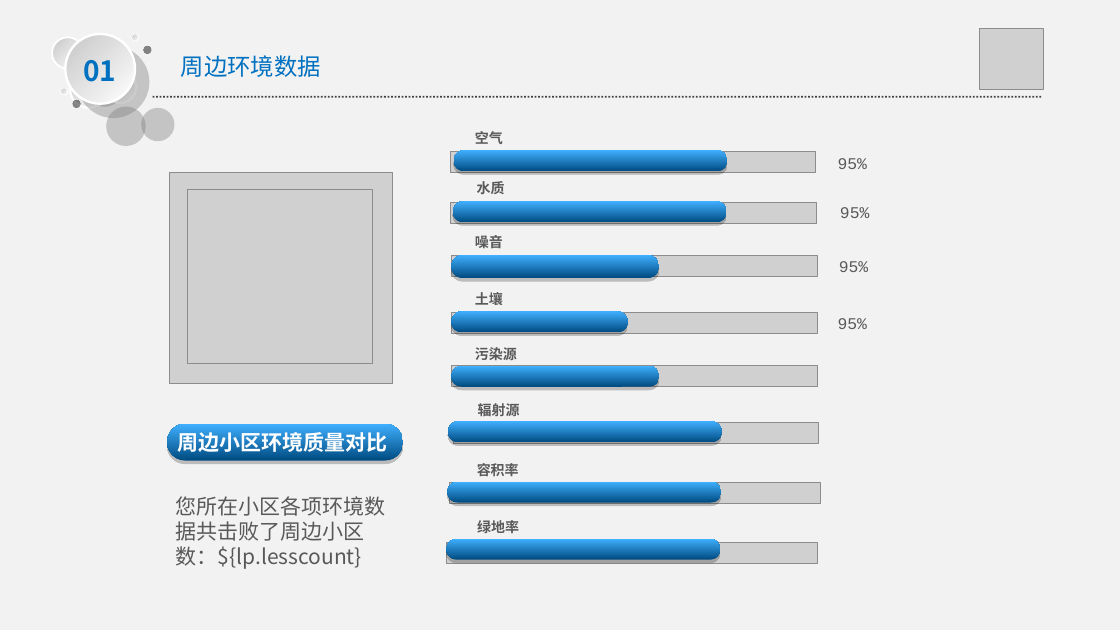
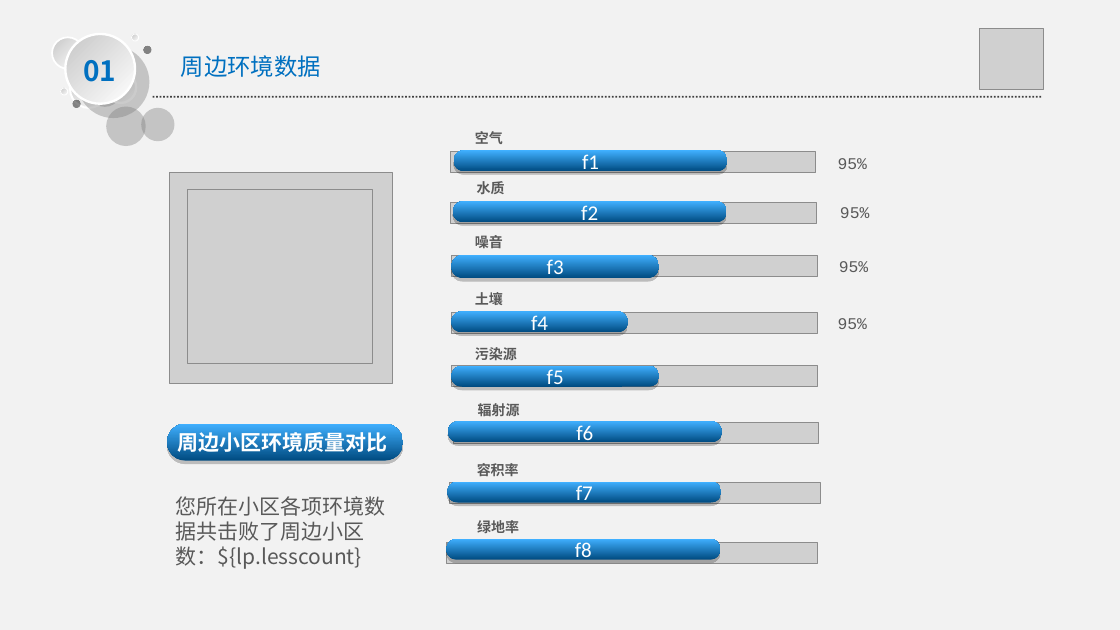
Before and after one commit to PowerYangcl/ddhj, a slide deck: slide 5 of src/main/resource/template/report.ppt. Drawn at 1120x630 pixels with LibreOffice and Linux fonts; fonts in the diff are those of the drawing; grey boxes stand for pictures. Boxes give left, top, right and bottom in pixels: in the first picture for what was removed or moved away, otherwise in the second. Text is boxed around its words. In the diff, an @@ line names an element or a change of style, - is before the commit and + after.

```diff
--- a/src/main/resource/template/report.ppt
+++ b/src/main/resource/template/report.ppt
@@ text in rounded rectangle at bbox=[582, 155, 599, 179]: text added @@
+f1
@@ text in rounded rectangle at bbox=[581, 206, 598, 230]: text added @@
+f2
@@ text in rounded rectangle at bbox=[547, 257, 564, 281]: text added @@
+f3
@@ text in rounded rectangle at bbox=[531, 312, 548, 336]: text added @@
+f4
@@ text in rounded rectangle at bbox=[547, 367, 564, 391]: text added @@
+f5
@@ text in rounded rectangle at bbox=[576, 422, 593, 446]: text added @@
+f6
@@ text in rounded rectangle at bbox=[576, 486, 593, 510]: text added @@
+f7
@@ text in rounded rectangle at bbox=[575, 540, 592, 564]: text added @@
+f8
```
Also in this commit, not shown: 2 other slides changed, 1 slide added, 4 other files.
